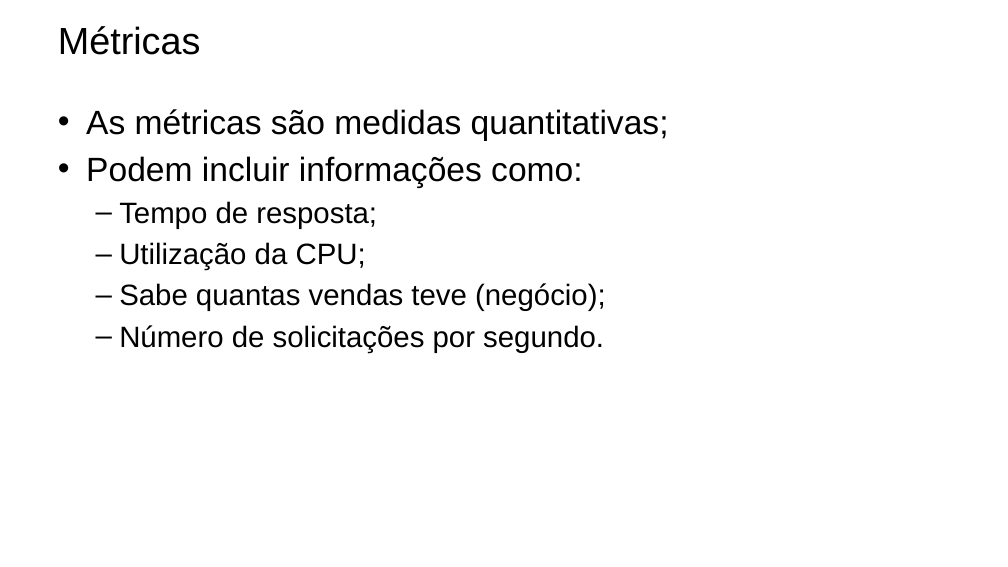
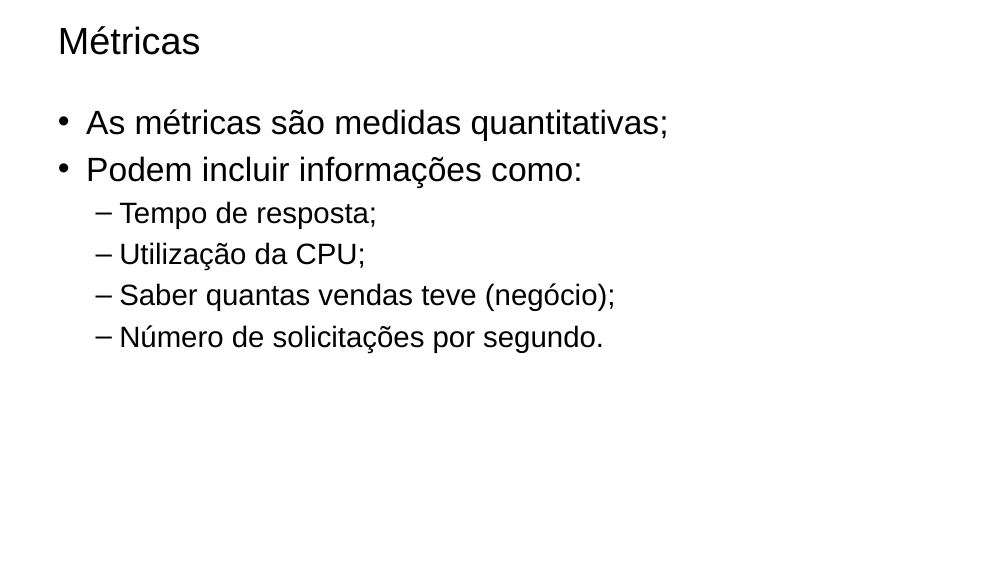
Before and after one commit to osniantonio/dotnetchapter01, a slide deck: slide 4 of ObservabilidadeDotnet.pptx. Drawn at 1008x567 pixels with LibreOffice and Linux fonts; fonts in the diff are those of the drawing; background and template pictures are left out. Boxes give left, top, right and bottom in pixels: in the first picture for what was removed or moved away, otherwise in the second. Text is boxed around its words. In the diff, an @@ line names an element or a change of style, - is before the commit and + after.

```diff
--- a/ObservabilidadeDotnet.pptx
+++ b/ObservabilidadeDotnet.pptx
@@ text at (119, 283, 616, 311): text changed @@
-  – Sabe quantas vendas teve (negócio);
+  – Saber quantas vendas teve (negócio);
```
Also in this commit, not shown: 2 other slides changed, 2 slides added, 22 other files.
